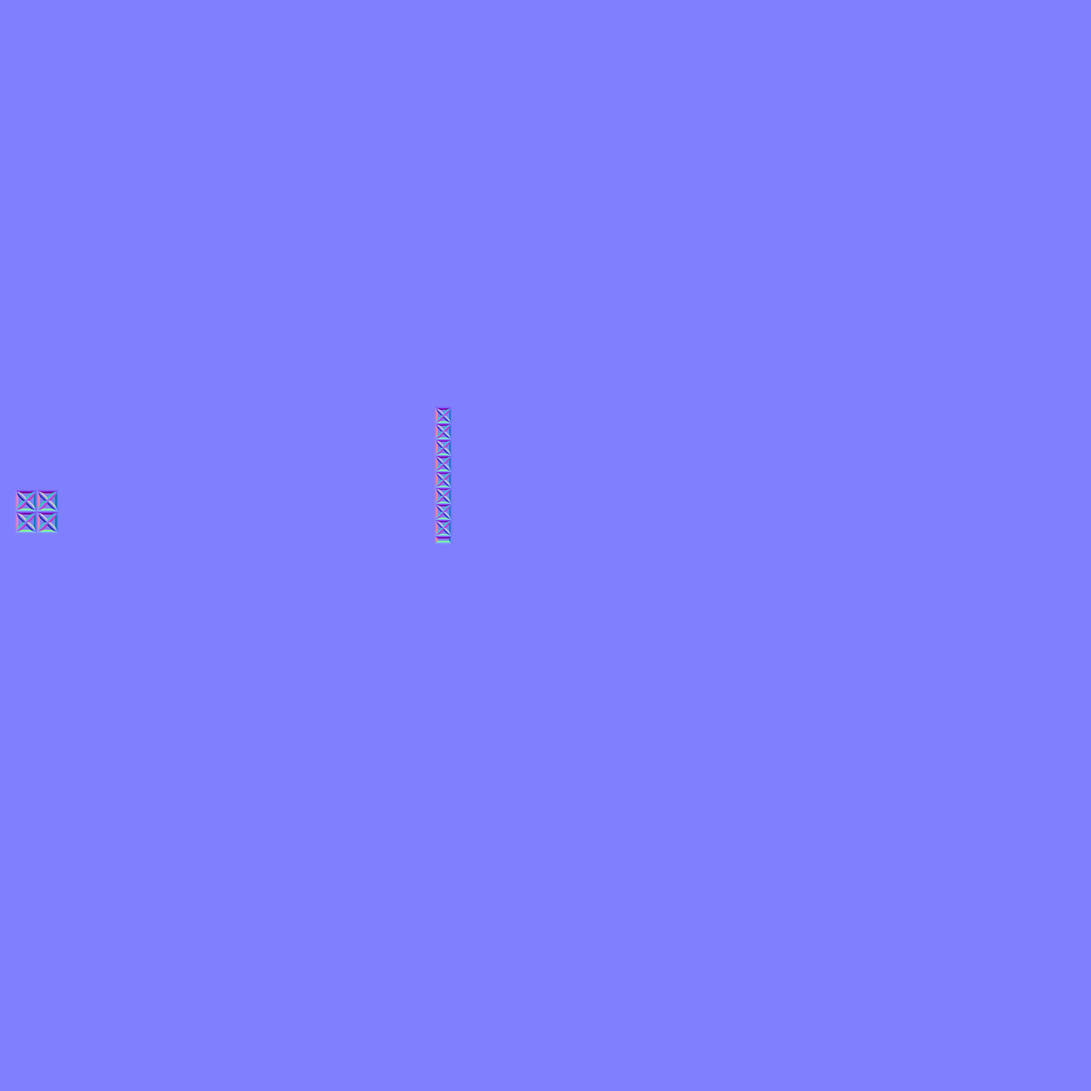
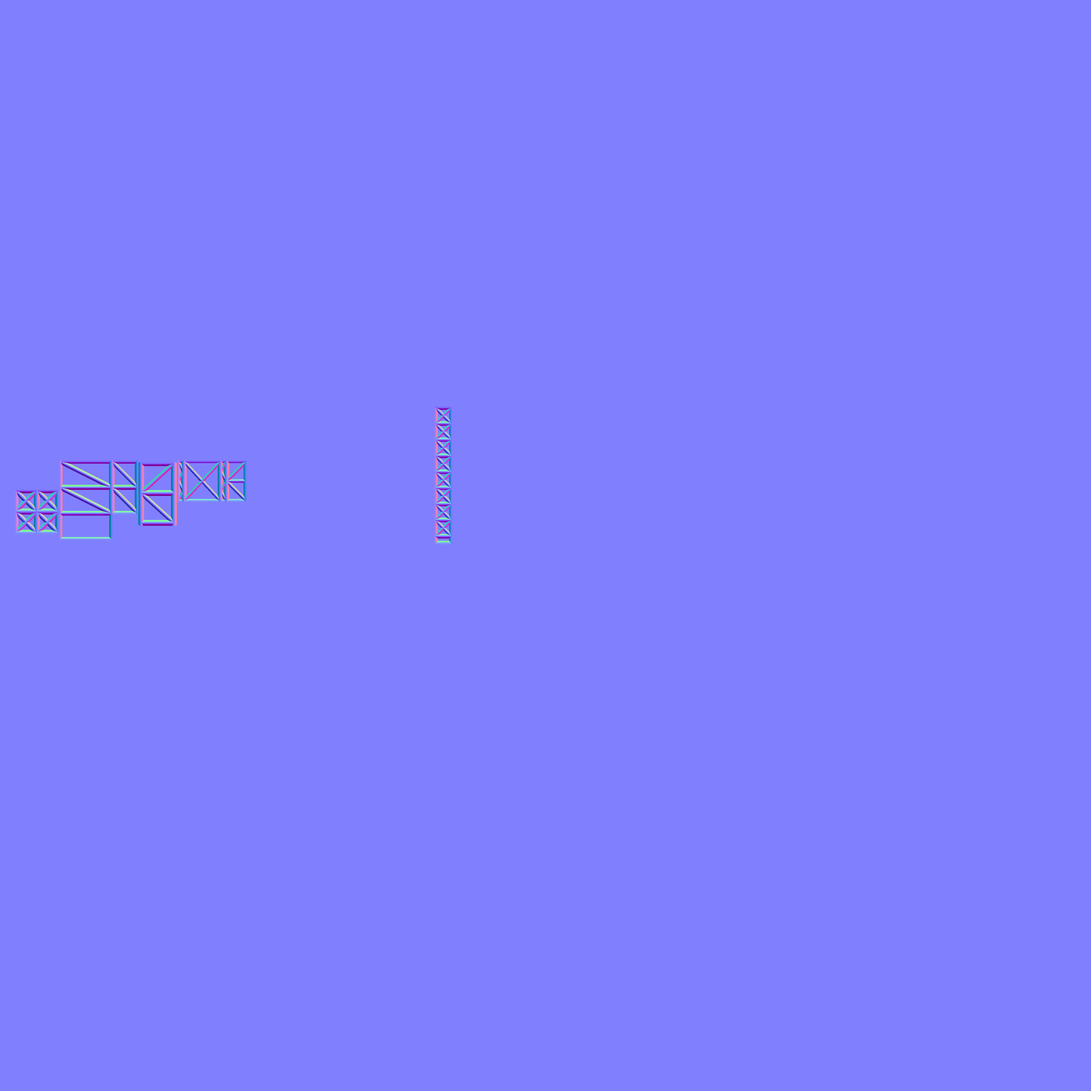
Layered file, before and after one edit (1091x1091). Changes by layer:
painted on "bake_4096.png" over [58, 460, 248, 541]
